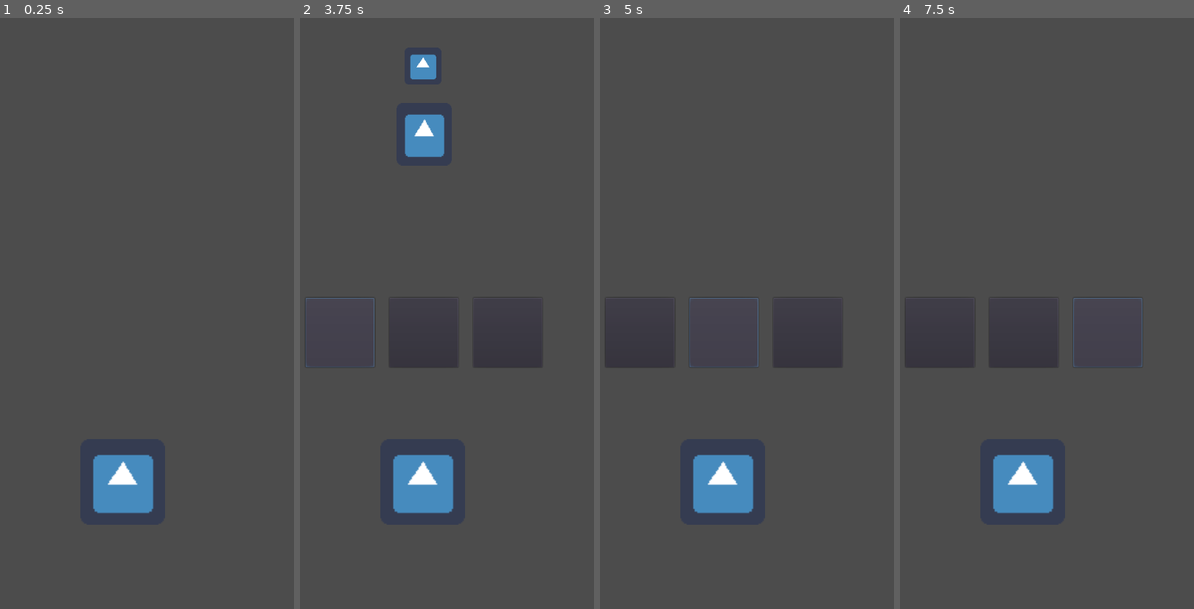
Above: before the commit, frames 1-4 (left to right).
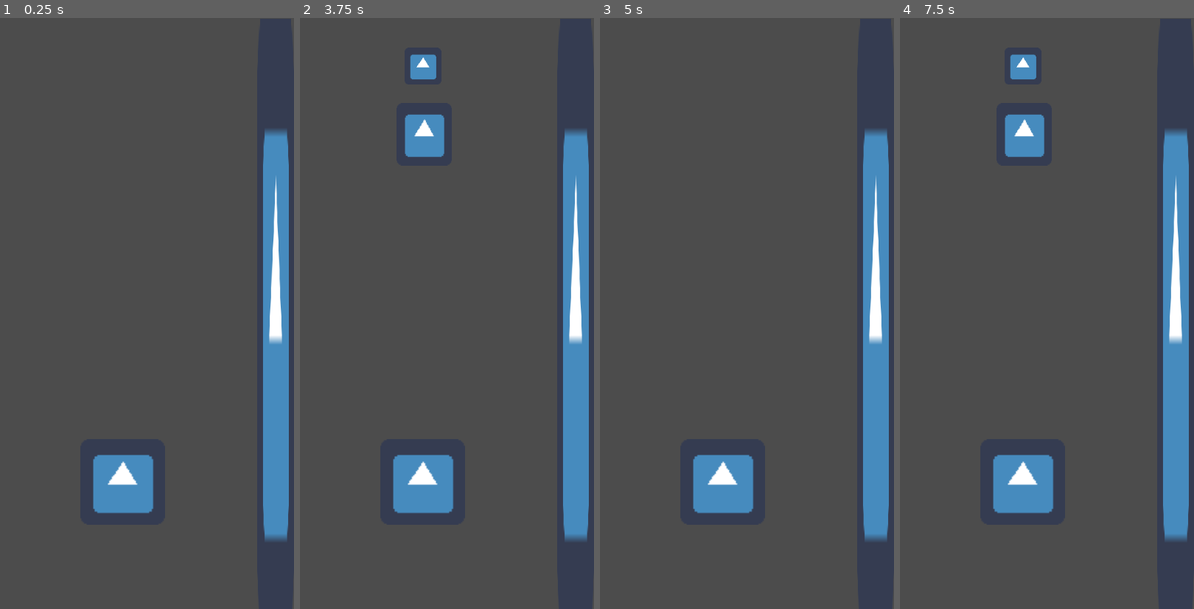
Above: after the commit, the same moments.

Repository: arthurnog/jakenWiththeDead
Game: Godot game, scene res://scenes/GAME.tscn
The game is run twice, just before and just after one commit, with the same random seed, the same clock (stepped at 60 frames per second) and the same inputs. The engine's default icon, where the game draws it, is replaced by a stand-in: a white triangle on a blue panel in a dark square.
Inputs (mouse positions are in pixels of both pictures, inside the frame that each line leads up to):
- Up to frame 1 (0.25 s): no input
- Up to frame 2 (3.75 s): tap Enter at 0.5 s; tap Space at 1.25 s; click (338, 331) at 3.5 s
- Up to frame 3 (5 s): click (723, 331) at 4.27 s
- Up to frame 4 (7.5 s): click (1108, 331) at 5.02 s; click (938, 331) at 5.77 s; click (1023, 331) at 6.52 s; click (1108, 331) at 7.25 s

The runs differ from the first frame. In frame 1, 6.1% of the frame differs, in the area x 89-99%, y 18-89%; in frame 2, 6.2%; in frame 3, 6.2%; in frame 4, 7.6%, in the area x 1-99%, y 6-89%.
Error before the commit: Attempt to call function 'enemyDead' in base 'previously freed instance' on a null instance. (res://scripts/enemyFarm.gd:52)

Commit message:
added fonts, implemented lifes and game over, started scenery

Diff:
--- a/jakenWithTheDead/scenes/GAME.tscn
+++ b/jakenWithTheDead/scenes/GAME.tscn
@@ -1,9 +1,25 @@
-[gd_scene load_steps=5 format=2]
+[gd_scene load_steps=9 format=2]
 
 [ext_resource path="res://scenes/Player.tscn" type="PackedScene" id=1]
 [ext_resource path="res://scripts/Container.gd" type="Script" id=2]
 [ext_resource path="res://scripts/enemyFarm.gd" type="Script" id=3]
 [ext_resource path="res://scripts/Button.gd" type="Script" id=4]
+[ext_resource path="res://assets/fonts/THE CREEPY HUNTER.ttf" type="DynamicFontData" id=5]
+[ext_resource path="res://icon.png" type="Texture" id=6]
+
+[sub_resource type="DynamicFont" id=1]
+size = 50
+outline_size = 2
+outline_color = Color( 0.0784314, 0.0235294, 0.0156863, 1 )
+font_data = ExtResource( 5 )
+
+[sub_resource type="SpriteFrames" id=2]
+animations = [ {
+"frames": [ ExtResource( 6 ) ],
+"loop": true,
+"name": "default",
+"speed": 5.0
+} ]
 
 [node name="GAME" type="Node2D"]
 
@@ -59,9 +75,32 @@
 rect_min_size = Vector2( 120, 0 )
 script = ExtResource( 4 )
 
+[node name="MarginContainer" type="MarginContainer" parent="GUI"]
+margin_right = 285.0
+margin_bottom = 82.0
+__meta__ = {
+"_edit_use_anchors_": false
+}
+
+[node name="ScoreCounter" type="Label" parent="GUI/MarginContainer"]
+margin_top = 10.0
+margin_right = 285.0
+margin_bottom = 70.0
+rect_min_size = Vector2( 0, 60 )
+custom_fonts/font = SubResource( 1 )
+custom_colors/font_color = Color( 0.960784, 0.313726, 0.0901961, 1 )
+text = "score = 0"
+valign = 1
+uppercase = true
+
 [node name="ParallaxBackground" type="ParallaxBackground" parent="."]
 
 [node name="scenery" type="ParallaxLayer" parent="ParallaxBackground"]
+
+[node name="AnimatedSprite" type="AnimatedSprite" parent="ParallaxBackground/scenery"]
+position = Vector2( 567.966, 525.119 )
+scale = Vector2( 1, 16.3576 )
+frames = SubResource( 2 )
 [connection signal="timeout" from="spawn" to="enemyFarm" method="_on_spawn_timeout"]
 [connection signal="pressed" from="GUI/buttonContainer/Button0" to="Player" method="_on_Button0_pressed"]
 [connection signal="pressed" from="GUI/buttonContainer/Button0" to="enemyFarm" method="_on_Button0_pressed"]
--- a/jakenWithTheDead/scripts/Player.gd
+++ b/jakenWithTheDead/scripts/Player.gd
@@ -5,18 +5,25 @@
 onready var timer = $reactionTimer
 #tempo que o jogador tem para reagir
 signal defeat
+signal gameOver
+
+var lifes = 3
 
 
 func _ready():
 	connect("defeat", get_parent().get_node("enemyFarm"), "playerDefeat")
+	connect("gameOver", get_parent().get_node("enemyFarm"), "gameOver")
 	pass
 
-#func _process(delta):
-#	pass
+func _process(delta):
+	if lifes < 0:
+		emit_signal("gameOver")
 
 func playerFlee():
-	$Sprite.play("fleeing")
-	$scaryTimer.start()
+	if lifes > -1:
+		$Sprite.play("fleeing")
+		$scaryTimer.start()
+		lifes -= 1
 	#cenario corre pra tras
 	pass
 
@@ -26,6 +33,7 @@
 	if value != get_parent().get_node("enemyFarm").currentFlag:
 		emit_signal("defeat")
 		playerFlee()
+	get_parent().get_node("GUI/buttonContainer").hide()
 
 
 func _on_Button1_pressed():
@@ -33,6 +41,7 @@
 	if value != get_parent().get_node("enemyFarm").currentFlag:
 		emit_signal("defeat")
 		playerFlee()
+	get_parent().get_node("GUI/buttonContainer").hide()
 
 
 func _on_Button2_pressed():
@@ -40,6 +49,7 @@
 	if value != get_parent().get_node("enemyFarm").currentFlag:
 		emit_signal("defeat")
 		playerFlee()
+	get_parent().get_node("GUI/buttonContainer").hide()
 
 
 func _on_scaryTimer_timeout():
--- a/jakenWithTheDead/scripts/enemyFarm.gd
+++ b/jakenWithTheDead/scripts/enemyFarm.gd
@@ -30,19 +30,22 @@
 
 func enemyKill():
 	score += 1
+	get_parent().get_node("GUI/MarginContainer/ScoreCounter").text = "SCORE = " + str(score)
 	spawn.start()
 	#get_parent().get_node("GUI/Container/killCounter").text = "Eliminados = " + str(kills)
 
 func playerDefeat():
 	currentEnemy.enemyWin()
 	spawn.start()
-	pass
 
+func gameOver():
+	get_tree().quit()
 
 func _on_Button0_pressed():
 	var value = get_parent().get_node("GUI/buttonContainer/Button0").value
 	if value == currentFlag:
 		currentEnemy.enemyDead()
+	get_parent().get_node("GUI/buttonContainer").hide()
 	#else
 		#player foge
 
@@ -50,6 +53,7 @@
 	var value = get_parent().get_node("GUI/buttonContainer/Button1").value
 	if value == currentFlag:
 		currentEnemy.enemyDead()
+	get_parent().get_node("GUI/buttonContainer").hide()
 	#else
 		#player foge
 
@@ -57,5 +61,6 @@
 	var value = get_parent().get_node("GUI/buttonContainer/Button2").value
 	if value == currentFlag:
 		currentEnemy.enemyDead()
+	get_parent().get_node("GUI/buttonContainer").hide()
 	#else
 		#player foge
Not shown, added: jakenWithTheDead/assets/fonts/License Purchasing.txt
Binary file added: jakenWithTheDead/assets/fonts/Spooky Haunt.otf
Binary file added: jakenWithTheDead/assets/fonts/Spooky Haunt.ttf
Binary file added: jakenWithTheDead/assets/fonts/Stranger back in the Night.ttf
Binary file added: jakenWithTheDead/assets/fonts/crimes.ttf
